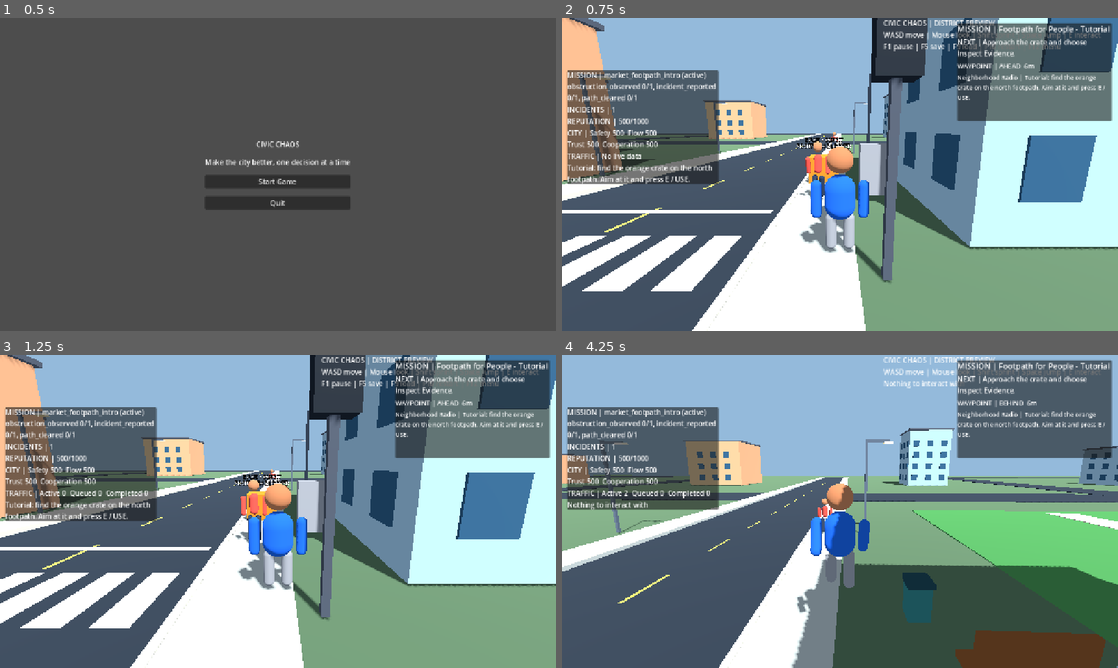
Above: before the commit, frames 1-4 (two rows, left to right).
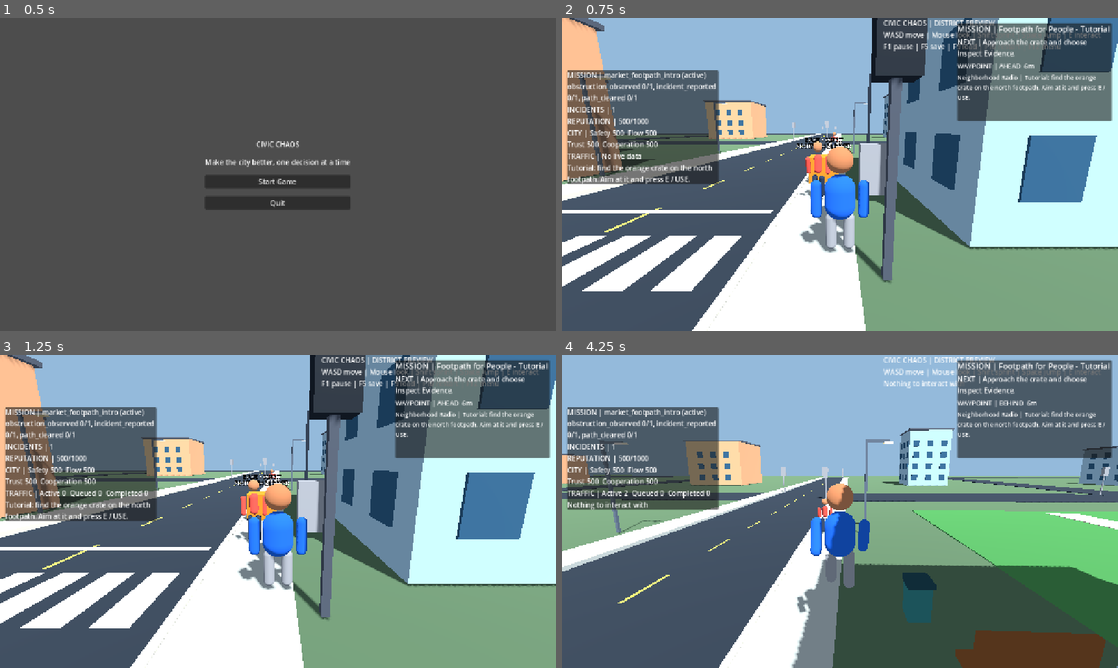
Above: after the commit, the same moments.

Repository: gauravprajapat-23/civic-chaos
Game: Godot game, scene res://scenes/core/menu.tscn
Same seed, same stepped clock (60 frames per second), same inputs: the game is played once before the commit and once after it.
Inputs (mouse positions are in pixels of both pictures, inside the frame that each line leads up to):
- Up to frame 1 (0.5 s): no input
- Up to frame 2 (0.75 s): click "Start Game" at 0.5 s
- Up to frame 3 (1.25 s): no input
- Up to frame 4 (4.25 s): tap E (interact) at 1.25 s; move the mouse to (867, 511) at 1.27 s; hold E (interact) 1.28-2.03 s; hold W (move_forward) from 1.28 s (still down); tap Space (jump) at 1.52, 2.27, 3.77 s; move the mouse to (812, 511) at 2.02 s; tap Shift (sprint) at 2.1, 3.6 s; move the mouse to (851, 505) at 2.77 s; hold E (interact) 2.78-3.53 s; move the mouse to (834, 517) at 3.52 s

Frame 1 is identical in both runs. In frame 2, less than 0.1% of the frame differs, in the area x 41-50%, y 32-40%; in frame 3, less than 0.1%; in frame 4, 0.2%, in the area x 39-99%, y 35-46%.

Commit message:
feat(traffic): synchronize outer lamps on ticks and checkpoint restore [skip ci]

Diff:
--- a/scripts/world/junction_scene.gd
+++ b/scripts/world/junction_scene.gd
@@ -8,6 +8,7 @@
 const SignalController = preload("res://scripts/traffic/traffic_signal_controller.gd")
 const Reservations = preload("res://scripts/traffic/intersection_reservations.gd")
 const Spawner = preload("res://scripts/traffic/traffic_spawner.gd")
+const OuterLights = preload("res://scripts/traffic/outer_traffic_lights.gd")
 
 var road_graph: CivicRoadGraph
 var demo_vehicle: CivicVehicleAgent
@@ -15,6 +16,7 @@
 var traffic_signals: CivicTrafficSignalController
 var intersection_reservations: CivicIntersectionReservations
 var traffic_spawner: CivicTrafficSpawner
+var outer_lights: CivicOuterTrafficLights
 
 func _ready() -> void:
     var expanded_city: bool = get_parent() != null and get_parent().get_node_or_null("Neighborhood") != null
@@ -34,6 +36,10 @@
     traffic_signals = SignalController.new()
     intersection_reservations = Reservations.new()
     traffic_spawner.configure_intersection(traffic_signals, intersection_reservations)
+    if expanded_city:
+        outer_lights = OuterLights.new() as CivicOuterTrafficLights
+        outer_lights.name = "OuterTrafficLights"
+        add_child(outer_lights)
     simulation = Director.new()
     add_child(simulation)
     simulation.register_system(_on_simulation_tick)
@@ -43,6 +49,8 @@
     intersection_reservations.advance_to(_tick_index)
     if is_instance_valid(traffic_spawner):
         traffic_spawner.advance_fixed(_tick_index, fixed_delta)
+    if is_instance_valid(outer_lights):
+        outer_lights.sync_tick(_tick_index)
 
 ## GAME-019: one coherent background-world checkpoint covers fixed clock,
 ## signal phase, traffic demand/cars, crossing permissions and real walkers.
@@ -98,4 +106,6 @@
     intersection_reservations.restore(data["reservations"])
     traffic_signals.restore(data["signals"])
     simulation.restore_checkpoint(data["clock"])
+    if is_instance_valid(outer_lights):
+        outer_lights.sync_tick(int(data["clock"]["tick_index"]))
     return true
